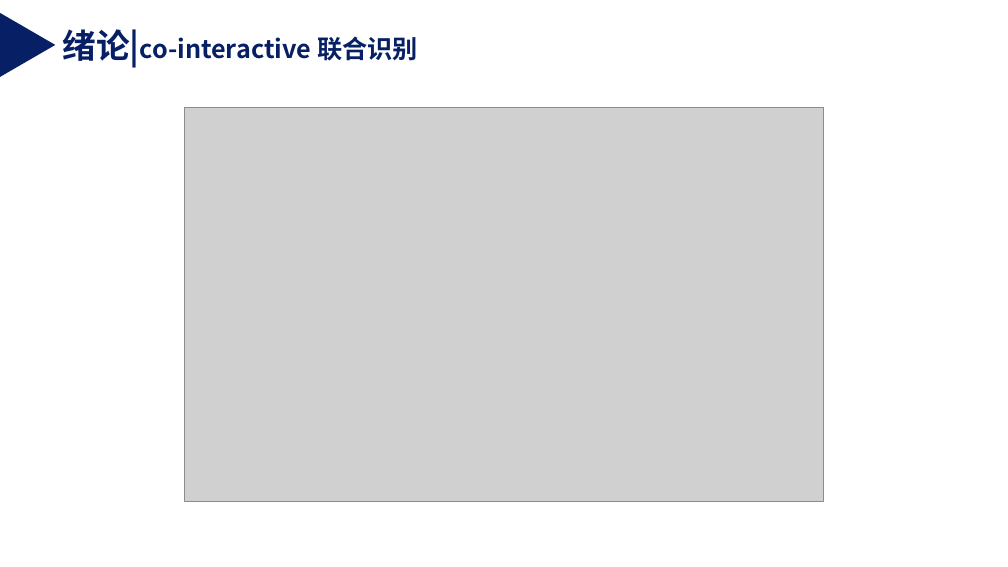
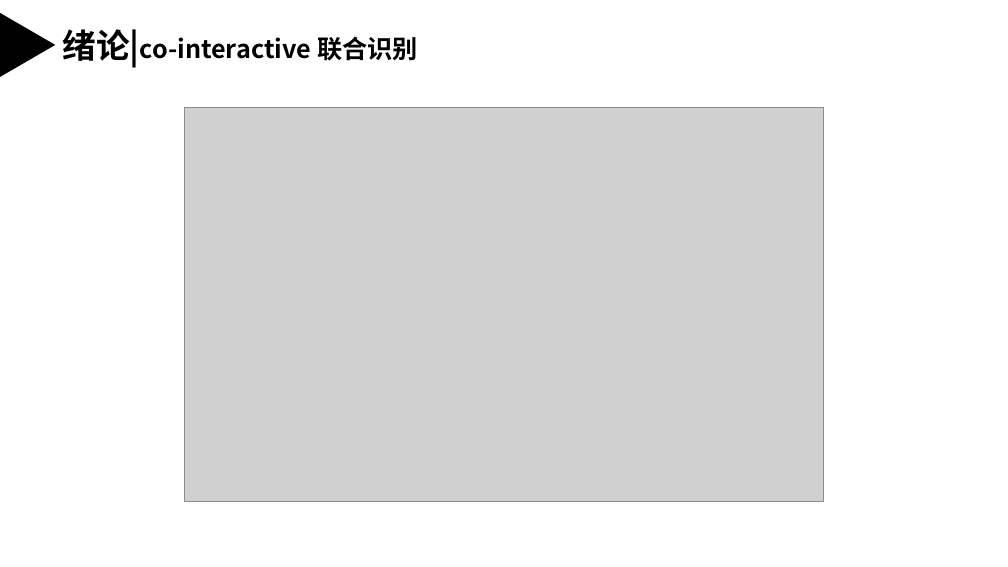
Before and after one commit to weixiao2333/zjuthesis-mphil, a slide deck: slide 19 of 硕士毕业论文答辩PPT.pptx. Drawn at 1008x567 pixels with LibreOffice and Linux fonts; fonts in the diff are those of the drawing; grey boxes stand for pictures. Boxes give left, top, right and bottom in pixels: in the first picture for what was removed or moved away, otherwise in the second. Text is boxed around its words. In the diff, an @@ line names an element or a change of style, - is before the commit and + after.

```diff
--- a/硕士毕业论文答辩PPT.pptx
+++ b/硕士毕业论文答辩PPT.pptx
@@ triangle at [1, 13, 56, 77]: fill #071F65 to #000000 @@
@@ text "绪论|co-interactive 联合识别" at [63, 29, 418, 67]: text colour #071F65 to #000000 @@
```
Also in this commit, not shown: 10 other slides changed, 4 slides added, 4 slides removed.
